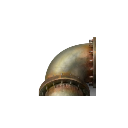
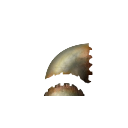
Two versions of the same layered image (128×128). Layer-by-layer changes:
hid "Layer 1" over 38, 37, 96, 96
